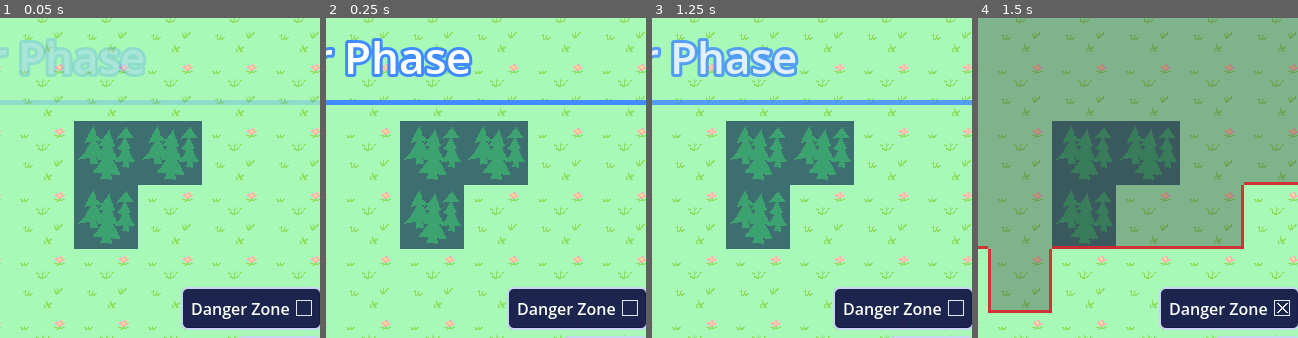
Above: before the commit, frames 1-4 (left to right).
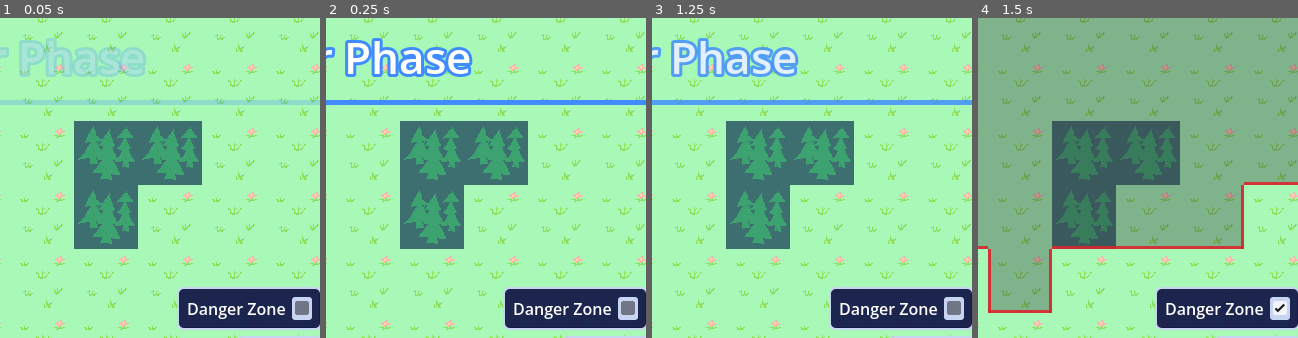
Above: after the commit, the same moments.

Repository: fhchu/feclone
Game: Godot game, scene res://scenes/game.tscn
The game is run twice, just before and just after one commit, with the same random seed, the same clock (stepped at 60 frames per second) and the same inputs.
Inputs (mouse positions are % of the whole screen's width and height, from its top left):
- Up to frame 1 (0.05 s): no input
- Up to frame 2 (0.25 s): no input
- Up to frame 3 (1.25 s): click "Undo" at 0.5 s
- Up to frame 4 (1.5 s): click (96, 89) at 1.25 s
The pictures show only the part of the screen within x 48-98%, y 44-94%; the shares and areas given below are measured in that part.

The runs differ from the first frame. In frame 1, 1.4% of the frame differs, in the area x 55-98%, y 84-98%; in frame 2, 1.4%; in frame 3, 1.4%; in frame 4, 1.4%.

Commit message:
Stock checkbox icons on a small off-white backdrop panel
Co-Authored-By: Claude Fable 5 <noreply@anthropic.com>

Diff:
--- a/assets/ui_theme.tres
+++ b/assets/ui_theme.tres
@@ -1,7 +1,4 @@
 [gd_resource type="Theme" format=3 uid="uid://cuith3m3feqav"]
-
-[ext_resource type="Texture2D" path="res://assets/check_on.png" id="1_on"]
-[ext_resource type="Texture2D" path="res://assets/check_off.png" id="2_off"]
 
 [sub_resource type="StyleBoxFlat" id="StyleBoxFlat_panel"]
 content_margin_left = 10.0
@@ -83,7 +80,16 @@
 corner_radius_bottom_right = 6
 corner_radius_bottom_left = 6
 
-[sub_resource type="StyleBoxEmpty" id="StyleBoxEmpty_flat"]
+[sub_resource type="StyleBoxFlat" id="StyleBoxFlat_check_bg"]
+content_margin_left = 2.0
+content_margin_top = 2.0
+content_margin_right = 2.0
+content_margin_bottom = 2.0
+bg_color = Color(0.78, 0.83, 0.95, 1)
+corner_radius_top_left = 3
+corner_radius_top_right = 3
+corner_radius_bottom_right = 3
+corner_radius_bottom_left = 3
 
 [resource]
 Button/styles/disabled = SubResource("StyleBoxFlat_btn_disabled")
@@ -91,11 +97,9 @@
 Button/styles/hover_pressed = SubResource("StyleBoxFlat_btn_pressed")
 Button/styles/normal = SubResource("StyleBoxFlat_btn_normal")
 Button/styles/pressed = SubResource("StyleBoxFlat_btn_pressed")
-CheckBox/icons/checked = ExtResource("1_on")
-CheckBox/icons/unchecked = ExtResource("2_off")
-CheckBox/styles/disabled = SubResource("StyleBoxEmpty_flat")
-CheckBox/styles/hover = SubResource("StyleBoxEmpty_flat")
-CheckBox/styles/hover_pressed = SubResource("StyleBoxEmpty_flat")
-CheckBox/styles/normal = SubResource("StyleBoxEmpty_flat")
-CheckBox/styles/pressed = SubResource("StyleBoxEmpty_flat")
+CheckBox/styles/disabled = SubResource("StyleBoxFlat_check_bg")
+CheckBox/styles/hover = SubResource("StyleBoxFlat_check_bg")
+CheckBox/styles/hover_pressed = SubResource("StyleBoxFlat_check_bg")
+CheckBox/styles/normal = SubResource("StyleBoxFlat_check_bg")
+CheckBox/styles/pressed = SubResource("StyleBoxFlat_check_bg")
 PanelContainer/styles/panel = SubResource("StyleBoxFlat_panel")
Binary file removed: assets/check_off.png
Not shown, removed: assets/check_off.png.import
Binary file removed: assets/check_on.png
Not shown, removed: assets/check_on.png.import
Not shown, changed: README.md
